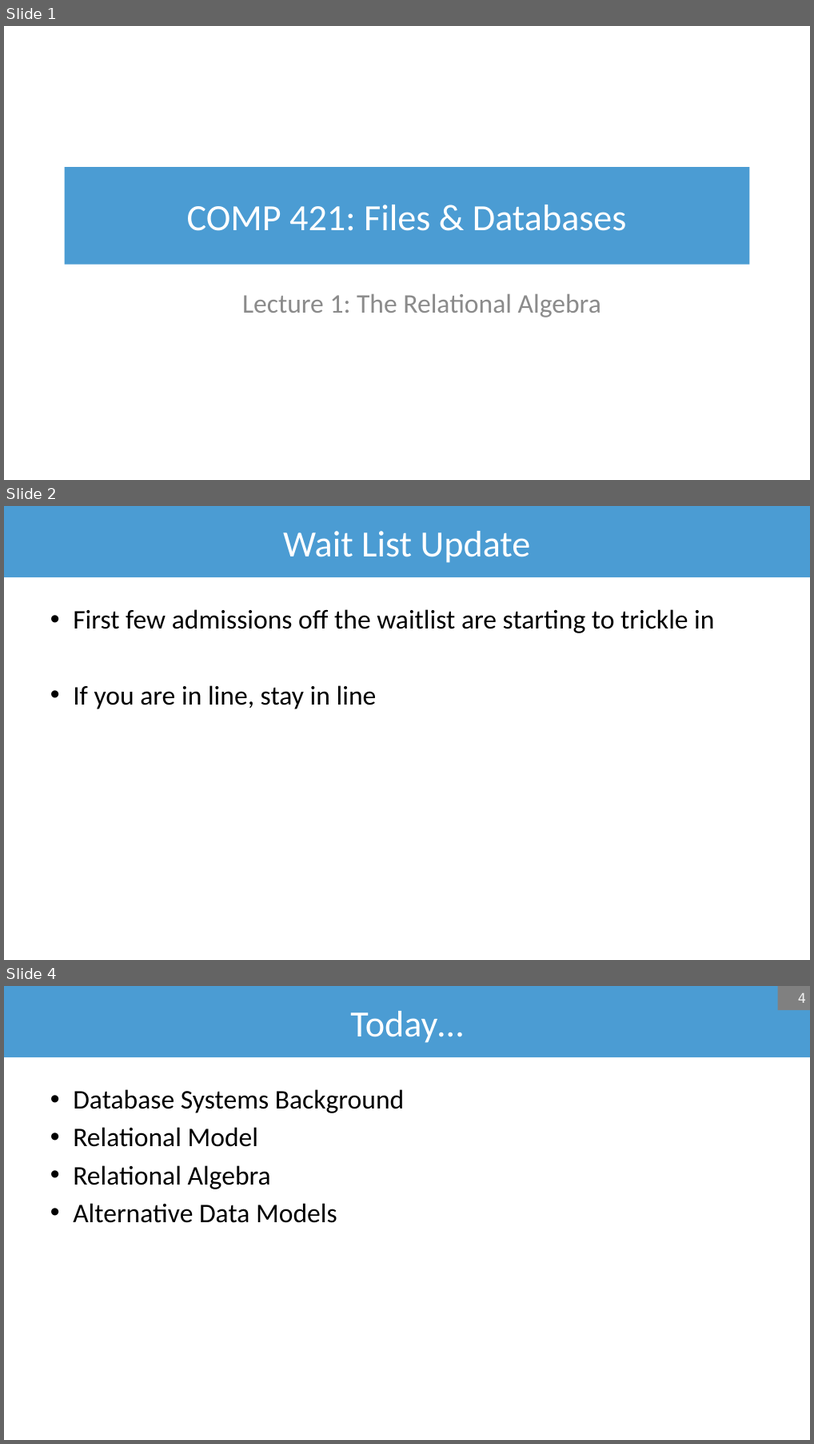
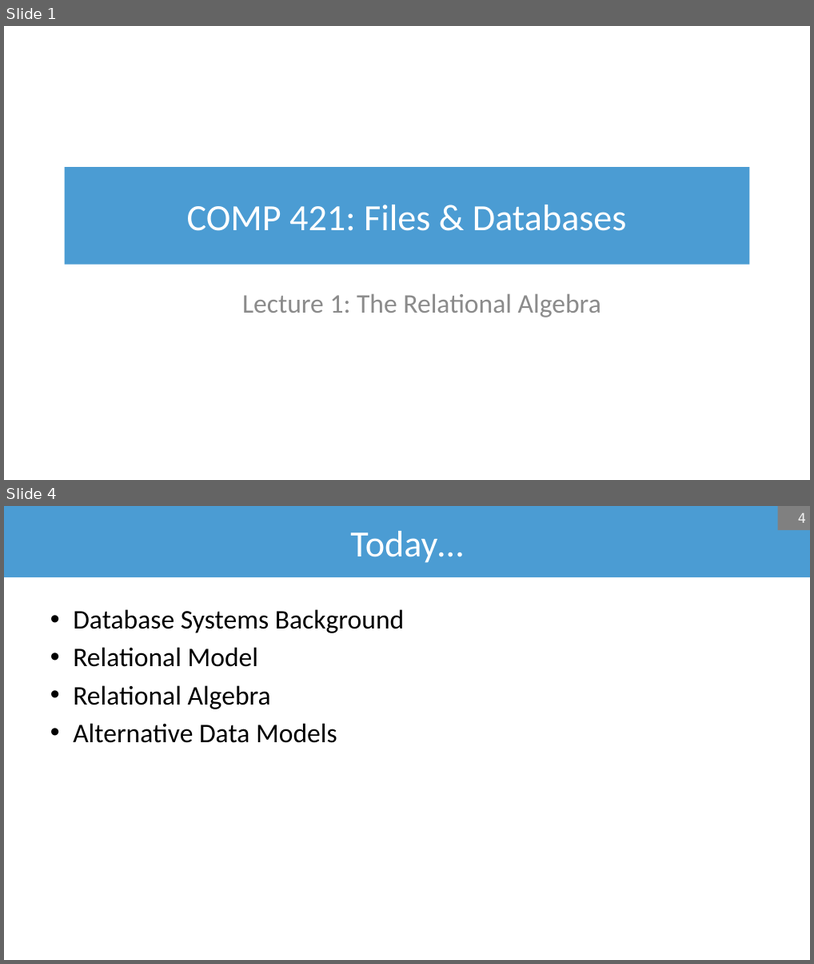
Before and after one commit to bsb20/bsb20.github.io, a slide deck: docs/421_f26/lectures/L1.pptx. Shown one above the other, each under a label of ours: slides 1, 2 and 4 before the commit, slides 1 and 4 after it; the slides between them are not shown. The pictures are 814x1444 and 814x964 pixels, drawn with LibreOffice and Linux fonts; fonts in the diff are those of the drawing; background and template pictures are left out. Boxes give left, top, right and bottom in pixels: in the first picture for what was removed or moved away, otherwise in the second. Text is boxed around its words. In the diff, an @@ line names an element or a change of style, - is before the commit and + after.

```diff
--- a/docs/421_f26/lectures/L1.pptx
+++ b/docs/421_f26/lectures/L1.pptx
@@ slide 2 removed at [4, 506, 810, 960], background #FFFFFF @@
@@ title removed at [4, 506, 810, 577] @@
-Wait List Update
@@ text removed at [73, 609, 714, 709] @@
-• First few admissions off the waitlist are starting to trickle in
-• If you are in line, stay in line
```
Also in this commit, not shown: 6 slides changed, 1 slide added, 1 other file.
